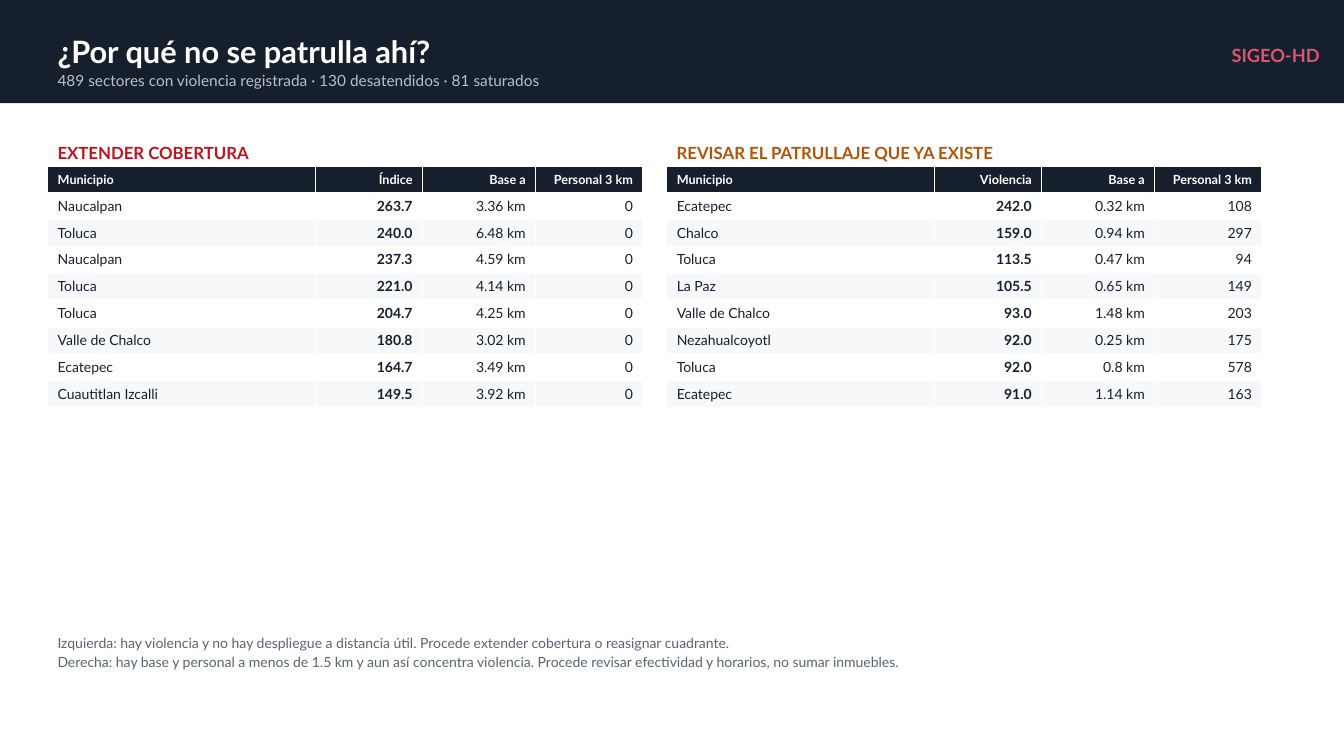
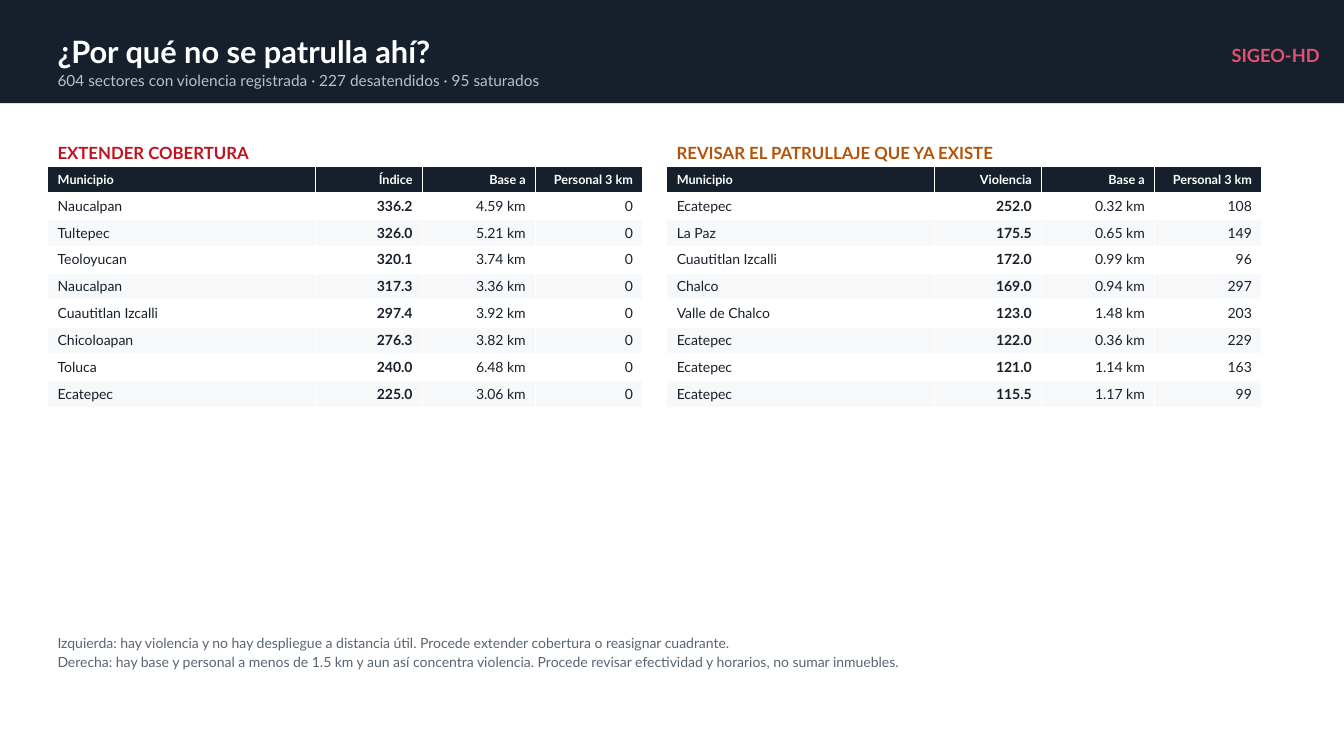
Before and after one commit to sthef0117-ui/sigeo-hd-dgspyt, a slide deck: slide 4 of presentacion/SIGEO-HD_Reunion_Mandos.pptx. Drawn at 1344x756 pixels with LibreOffice and Linux fonts; fonts in the diff are those of the drawing. Boxes give left, top, right and bottom in pixels: in the first picture for what was removed or moved away, otherwise in the second. Text is boxed around its words. In the diff, an @@ line names an element or a change of style, - is before the commit and + after.

```diff
--- a/presentacion/SIGEO-HD_Reunion_Mandos.pptx
+++ b/presentacion/SIGEO-HD_Reunion_Mandos.pptx
@@ text at bbox=[58, 74, 540, 89]: text changed @@
-489 sectores con violencia registrada · 130 desatendidos · 81 saturados
+604 sectores con violencia registrada · 227 desatendidos · 95 saturados
@@ table at bbox=[47, 166, 642, 406] @@
-row 2: Naucalpan | 263.7 | 3.36 km | 0
+row 2: Naucalpan | 336.2 | 4.59 km | 0
+row 3: Tultepec | 326.0 | 5.21 km | 0
+row 4: Teoloyucan | 320.1 | 3.74 km | 0
+row 5: Naucalpan | 317.3 | 3.36 km | 0
+row 6: Cuautitlan Izcalli | 297.4 | 3.92 km | 0
+row 7: Chicoloapan | 276.3 | 3.82 km | 0
-row 4: Naucalpan | 237.3 | 4.59 km | 0
-row 5: Toluca | 221.0 | 4.14 km | 0
-row 6: Toluca | 204.7 | 4.25 km | 0
-row 7: Valle de Chalco | 180.8 | 3.02 km | 0
-row 8: Ecatepec | 164.7 | 3.49 km | 0
-row 9: Cuautitlan Izcalli | 149.5 | 3.92 km | 0
+row 9: Ecatepec | 225.0 | 3.06 km | 0
@@ table at bbox=[666, 166, 1261, 406] @@
-row 2, column 2: 242.0
+row 2, column 2: 252.0
-row 3: Chalco | 159.0 | 0.94 km | 297
+row 3: La Paz | 175.5 | 0.65 km | 149
-row 4: Toluca | 113.5 | 0.47 km | 94
+row 4: Cuautitlan Izcalli | 172.0 | 0.99 km | 96
-row 5: La Paz | 105.5 | 0.65 km | 149
+row 5: Chalco | 169.0 | 0.94 km | 297
-row 6, column 2: 93.0
+row 6, column 2: 123.0
-row 7: Nezahualcoyotl | 92.0 | 0.25 km | 175
+row 7: Ecatepec | 122.0 | 0.36 km | 229
-row 8: Toluca | 92.0 | 0.8 km | 578
+row 8: Ecatepec | 121.0 | 1.14 km | 163
-row 9: Ecatepec | 91.0 | 1.14 km | 163
+row 9: Ecatepec | 115.5 | 1.17 km | 99
```
Also in this commit, not shown: 5 other slides changed, 21 other files.
